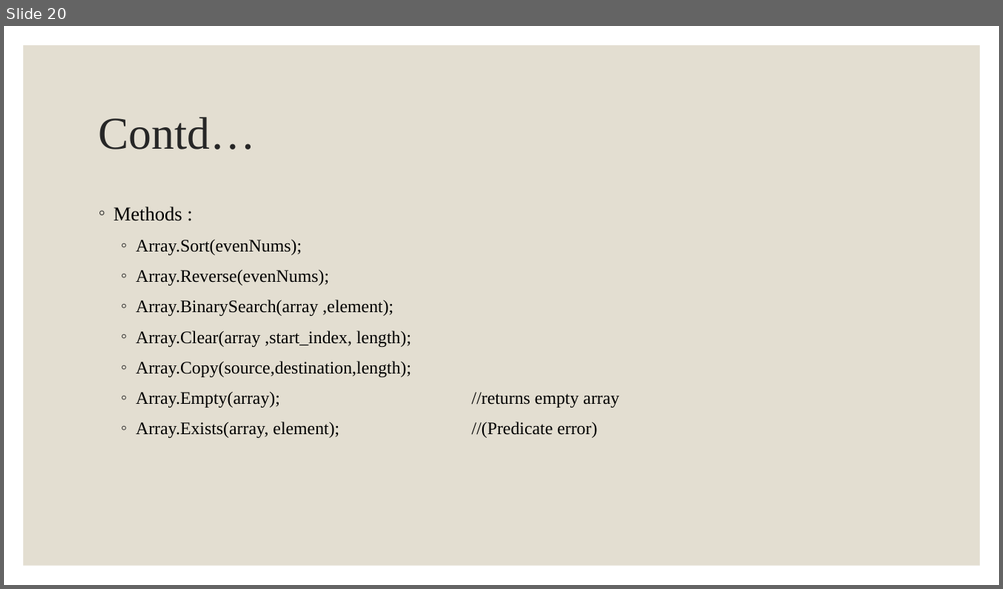
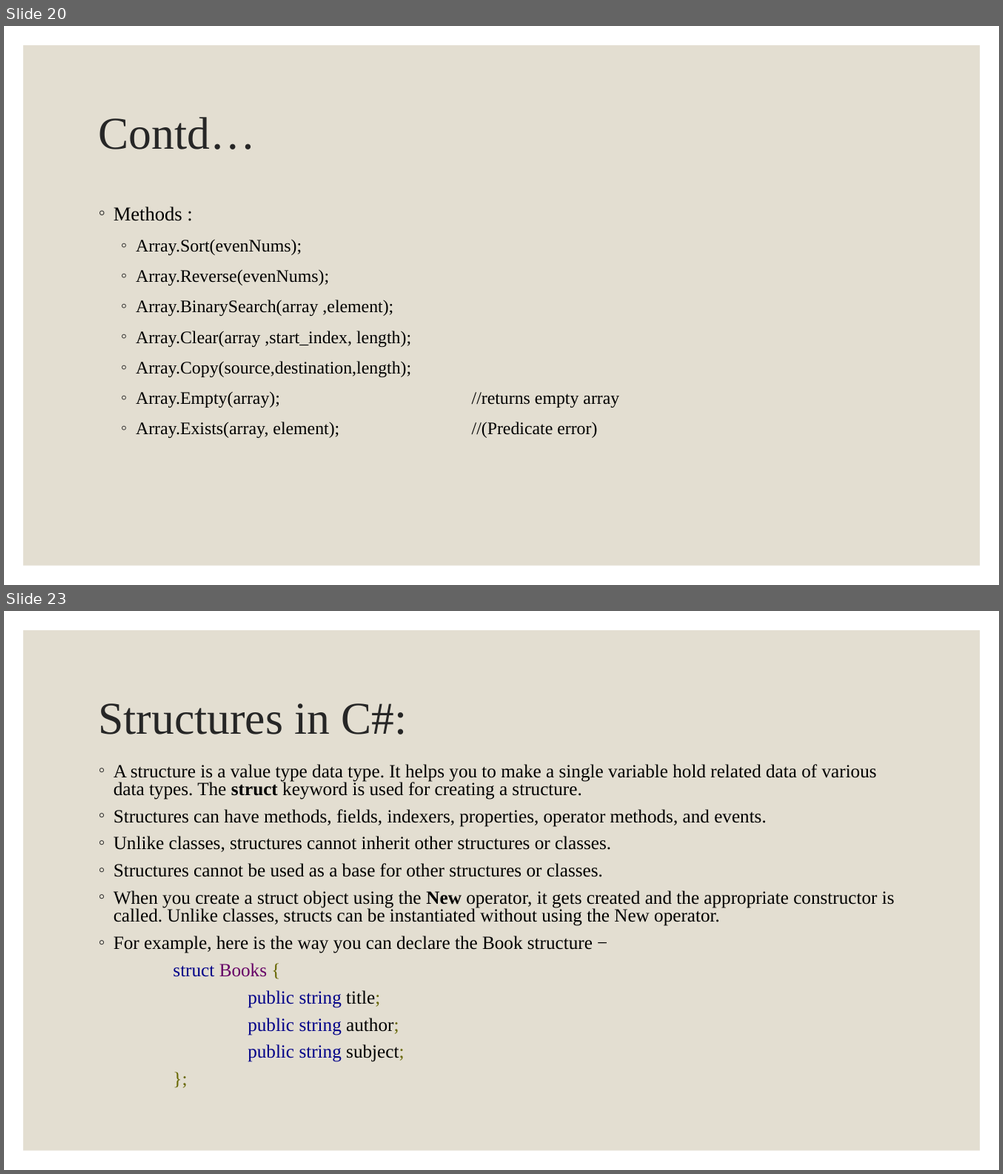
Before and after one commit to Shivaram008/C-, a slide deck: PPTs/Programming in C#.pptx. Shown one above the other, each under a label of ours: slide 20 before the commit, slides 20 and 23 after it; the slides between them are not shown. The pictures are 1003x589 and 1003x1174 pixels, drawn with LibreOffice and Linux fonts; fonts in the diff are those of the drawing. Boxes give left, top, right and bottom in pixels: in the first picture for what was removed or moved away, otherwise in the second. Text is boxed around its words. In the diff, an @@ line names an element or a change of style, - is before the commit and + after.

```diff
--- a/PPTs/Programming in C#.pptx
+++ b/PPTs/Programming in C#.pptx
@@ slide 23 added at [4,611,999,1170], background #FFFFFF; not listed: 1 template element that a slide beside it also shows @@
@@ title added at [99,703,407,735], 44 pt, text #262626 @@
+Structures in C#:
@@ text added at [114,764,894,1062], 18 pt, text #000000 @@
+◦ A structure is a value type data type. It helps you to make a single variable hold related data of various data types. The struct keyword is used for creating a structure.
+◦ Structures can have methods, fields, indexers, properties, operator methods, and events.
+◦ Unlike classes, structures cannot inherit other structures or classes.
+◦ Structures cannot be used as a base for other structures or classes.
+◦ When you create a struct object using the New operator, it gets created and the appropriate constructor is called. Unlike classes, structs can be instantiated without using the New operator.
+◦ For example, here is the way you can declare the Book structure −
+struct Books {
+public string title;
+public string author;
+public string subject;
+};
```
Also in this commit, not shown: 1 slide changed, 3 other slides added, 1 slide removed, 1 other file.
